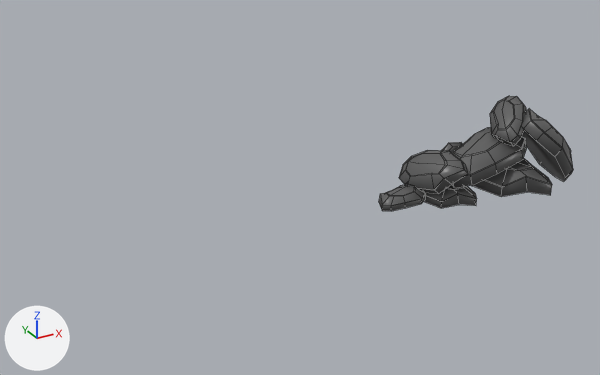
An edit to the FBX model Assets/Objetos 3D/Pedras/Monte Pedra Vertical.fbx, drawn before and after from the same camera.
Both versions are drawn from a 50 mm camera at (-10.13, -4.55, 2.56) aimed at (-7.61, 0.04, 0.27). The axes (+X, +Y, +Z) are drawn at lower left. The lights are the same throughout. Mesh edges are drawn as thin lines. Vertices at the same position are counted once.

The first picture shows 'Monte Horizontal'.
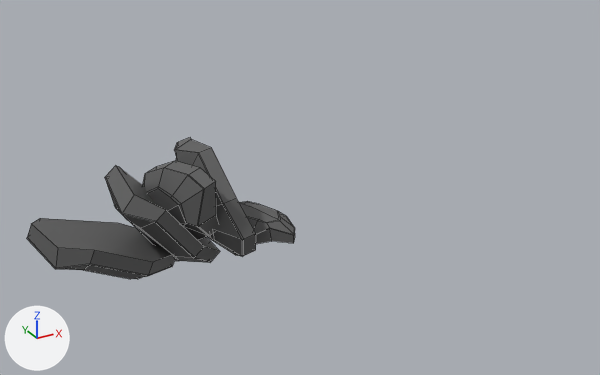
Changed parts and their boxes [x1, y1, x2, y2] in the pictures (600 x 375 px; the box of a moved part takes in the faces that stretch with it):
'Monte Horizontal', reshaped, moved, rescaled (38% wider, 22% taller)
    before: [379, 96, 573, 211]
    after: [27, 138, 295, 279]
part 1 of me_circle_014, moved or reshaped
    before: [451, 128, 527, 188]
    after: [105, 166, 220, 263]
part 2 of me_circle_014, moved or reshaped
    before: [441, 142, 462, 152]
    after: [143, 161, 218, 239]
part 3 of me_circle_014, moved or reshaped
    before: [471, 159, 552, 197]
    after: [174, 138, 256, 257]
part 4 of me_circle_014, moved or reshaped
    before: [424, 184, 477, 208]
    after: [239, 201, 295, 244]
part 5 of me_circle_014, moved or reshaped
    before: [399, 150, 468, 194]
    after: [27, 218, 175, 279]
part 6 of me_circle_014, deleted
    before: [521, 109, 573, 182]
part 7 of me_circle_014, deleted
    before: [379, 184, 426, 211]
part 8 of me_circle_014, deleted
    before: [490, 96, 526, 146]

The change, as a diff of the scene's bpy script:
```diff
--- a/Assets/Objetos 3D/Pedras/Monte Pedra Vertical.fbx.py
+++ b/Assets/Objetos 3D/Pedras/Monte Pedra Vertical.fbx.py
@@ me_circle_014 @@
 # used by ob_monte_horizontal; location = (-6.204, -0.107, 0.253); rotation_euler = (0.275, 1.564, -0.894), in degrees (16, 90, -51); scale = (0.379, 0.379, 0.379)
-me_circle_014.from_pydata(...)  # 408 vertices, 344 faces; spans x -1.11..0.74, y -2.19..2.08, z -1.12..1.53
+me_circle_014.from_pydata(...)  # 255 vertices, 215 faces; spans x -0.45..0.3, y -0.86..0.67, z -0.48..0.53
+# me_circle_014 part 1: the loose piece of 51 vertices spanning x -0.52..0.28, y -0.98..1.22, z -0.54..0.81 is multiplied about its middle by the matrix ((-0.304, 0.28, -0.038), (0.219, 0.27, 0.227), (0.177, 0.146, -0.345)), then moved by (0.08, -0.25, -0.19)
+# me_circle_014 part 2: the loose piece of 51 vertices spanning x -0.2..0.59, y -0.2..0.39, z -0.99..-0.35 is multiplied about its middle by the matrix ((-0.06, -0.771, -0.592), (0.62, -0.487, 0.571), (-0.749, -0.342, 0.521)), then moved by (-0.32, -0.06, 0.67)
+# me_circle_014 part 3: the loose piece of 51 vertices spanning x 0.0..0.57, y -0.11..1.18, z -0.78..1.42 is multiplied about its middle by the matrix ((-0.085, 0.34, -0.222), (0.374, 0.154, 0.094), (0.159, -0.181, -0.338)), then moved by (-0.41, -0.36, -0.25)
+# me_circle_014 part 4: the loose piece of 51 vertices spanning x 0.23..0.64, y -1.18..-0.29, z -1.04..0.48 is multiplied about its middle by the matrix ((0.411, 0.021, 0.009), (-0.021, 0.411, 0.0), (-0.009, 0.0, 0.412)), then moved by (-0.31, 1.23, 0.5)
+# me_circle_014 part 5: the loose piece of 51 vertices spanning x -0.38..0.43, y -1.36..-0.53, z -1.12..0.38 is multiplied about its middle by the matrix ((-0.327, -0.338, -0.382), (0.141, 0.376, -0.454), (0.49, -0.334, -0.124)), then moved by (0.01, 0.48, 0.18)
+# me_circle_014 part 6: the loose piece of 51 vertices spanning x -0.95..0.74, y 0.24..2.08, z 0.25..1.53 is deleted
+# me_circle_014 part 7: the loose piece of 51 vertices spanning x 0.23..0.54, y -2.19..-1.09, z -0.99..-0.29 is deleted
+# me_circle_014 part 8: the loose piece of 51 vertices spanning x -1.11..-0.38, y 0.12..1.16, z -0.08..0.78 is deleted
+# me_circle_014 part 9: the surface is now shaded flat
 me_circle_014.materials.append(mat_pedra)
@@ ob_monte_horizontal @@
 ob_monte_horizontal = bpy.data.objects.new('Monte Horizontal', me_circle_014)
-ob_monte_horizontal.location = (-6.204, -0.107, 0.253)
+ob_monte_horizontal.location = (-8.505, -0.011, 0.249)
 ob_monte_horizontal.rotation_euler = (0.275, 1.564, -0.894)  # degrees (16, 90, -51)
-ob_monte_horizontal.scale = (0.379, 0.379, 0.379)
```
